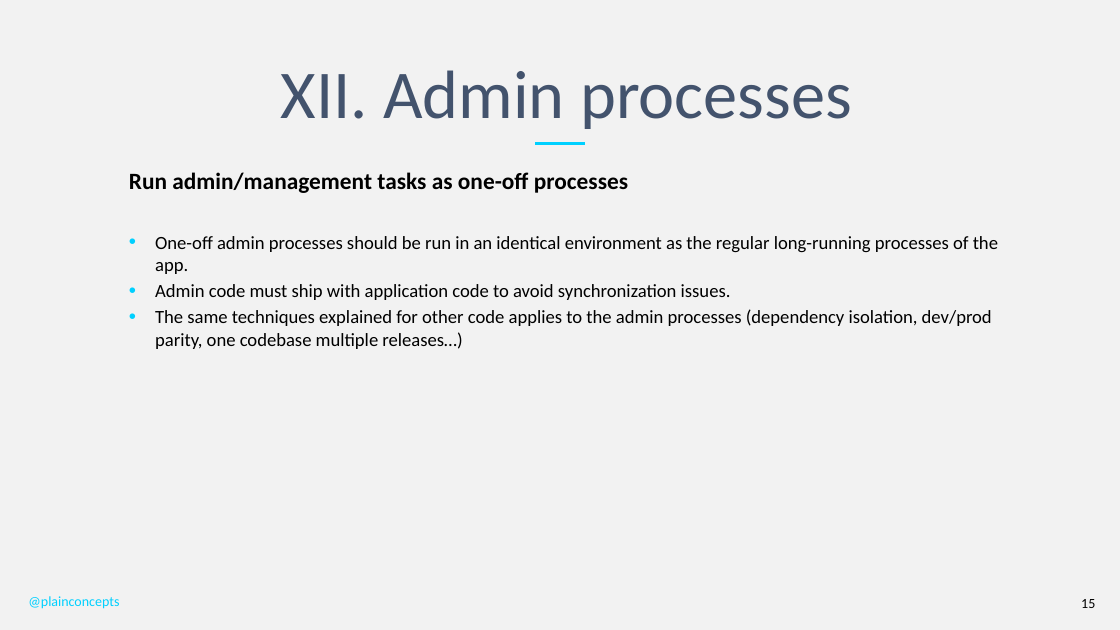
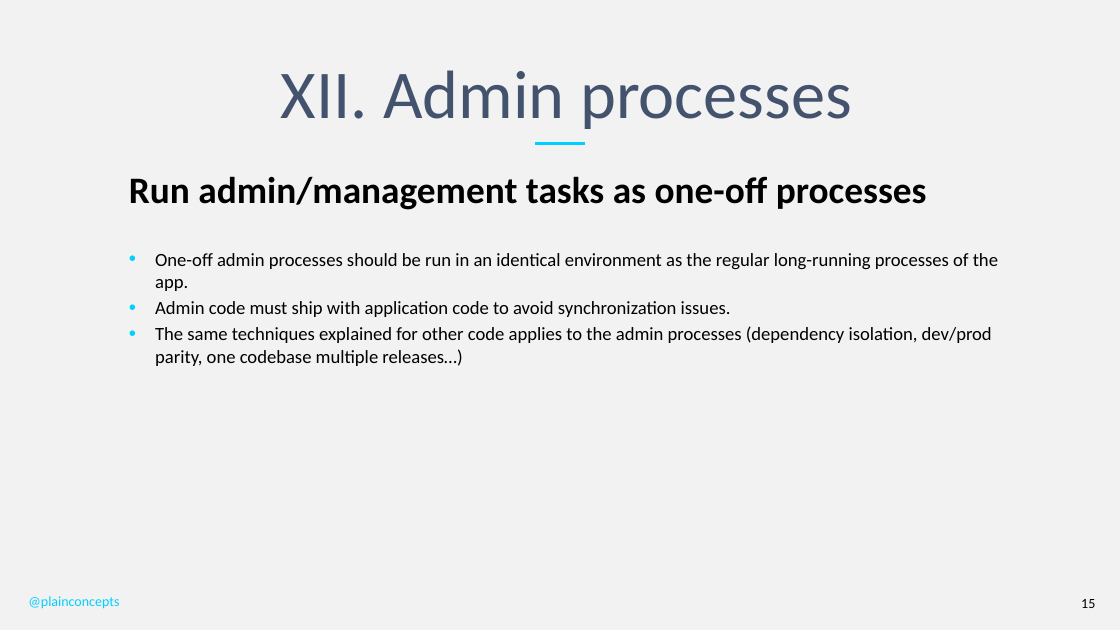
Before and after one commit to PlainConcepts/NetCore-Docker-Workshop, a slide deck: slide 15 of Docu/TheTwelveFactorApp.pptx. Drawn at 1120x630 pixels with LibreOffice and Linux fonts; fonts in the diff are those of the drawing; background and template pictures are left out. Boxes give left, top, right and bottom in pixels: in the first picture for what was removed or moved away, otherwise in the second. Text is boxed around its words. In the diff, an @@ line names an element or a change of style, - is before the commit and + after.

```diff
--- a/Docu/TheTwelveFactorApp.pptx
+++ b/Docu/TheTwelveFactorApp.pptx
@@ text at [129, 176, 927, 210]: size 20 to 32 pt in "Run admin/management tasks as one-off processes"; more space between paragraphs @@
```
Also in this commit, not shown: 11 other slides changed.
